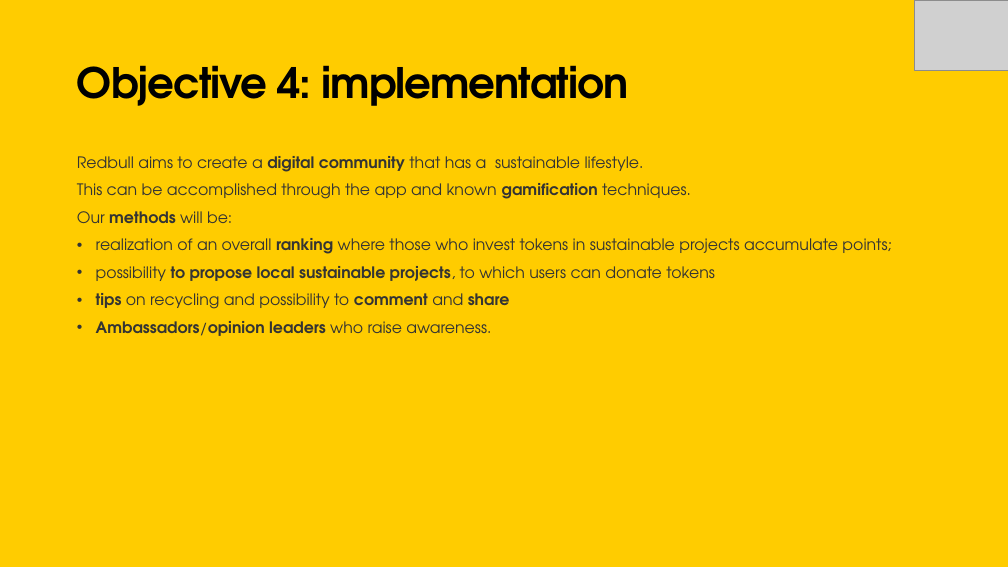
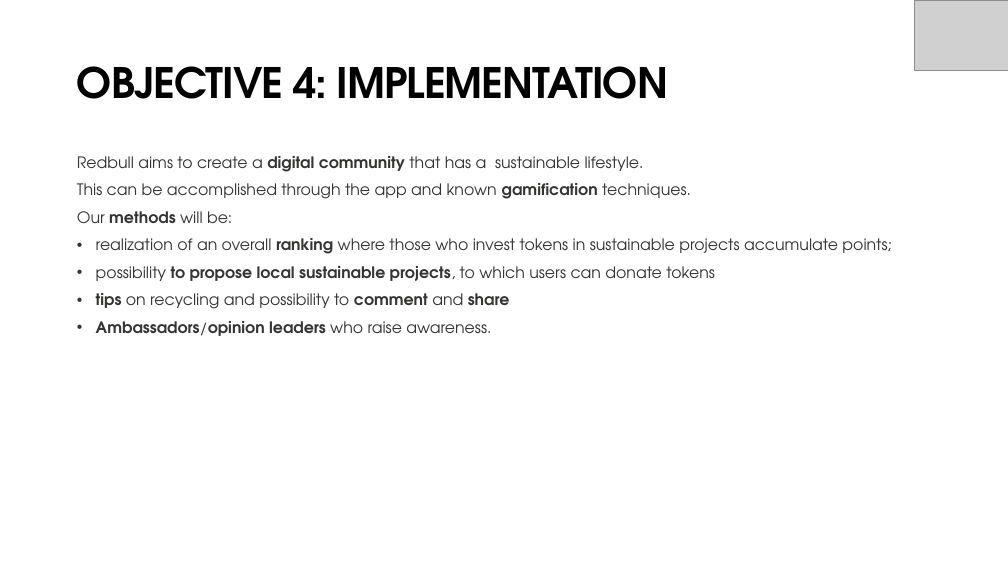
Before and after one commit to Annanardo/REDBULL---Wings-for-Sustainability, a slide deck: slide 14 of WingsforSustainability.pptx. Drawn at 1008x567 pixels with LibreOffice and Linux fonts; fonts in the diff are those of the drawing; grey boxes stand for pictures. Boxes give left, top, right and bottom in pixels: in the first picture for what was removed or moved away, otherwise in the second. Text is boxed around its words. In the diff, an @@ line names an element or a change of style, - is before the commit and + after.

```diff
--- a/WingsforSustainability.pptx
+++ b/WingsforSustainability.pptx
@@ background #FFCC00 to #FFFFFF @@
@@ title at (x1=77, y1=66, x2=668, y2=99): text changed @@
-Objective 4: implementation
+OBJECTIVE 4: IMPLEMENTATION
```
Also in this commit, not shown: 22 other slides changed.
